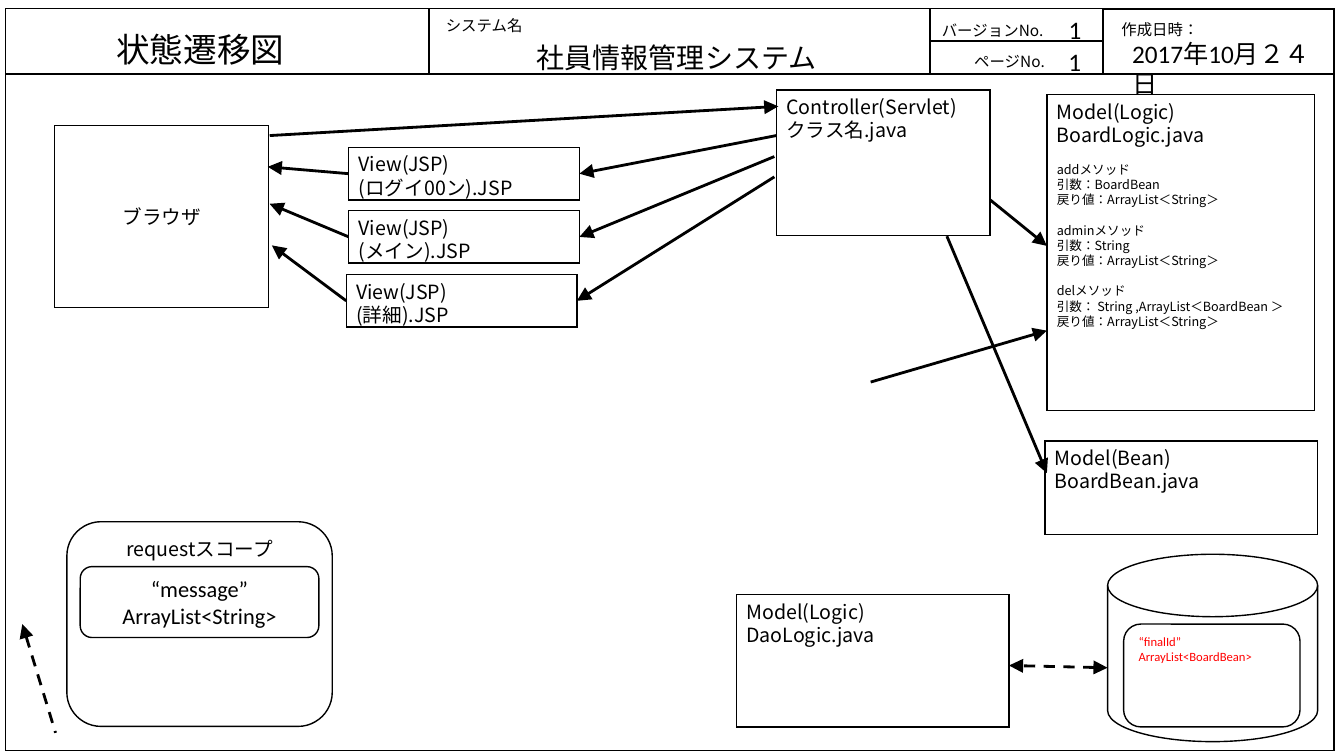
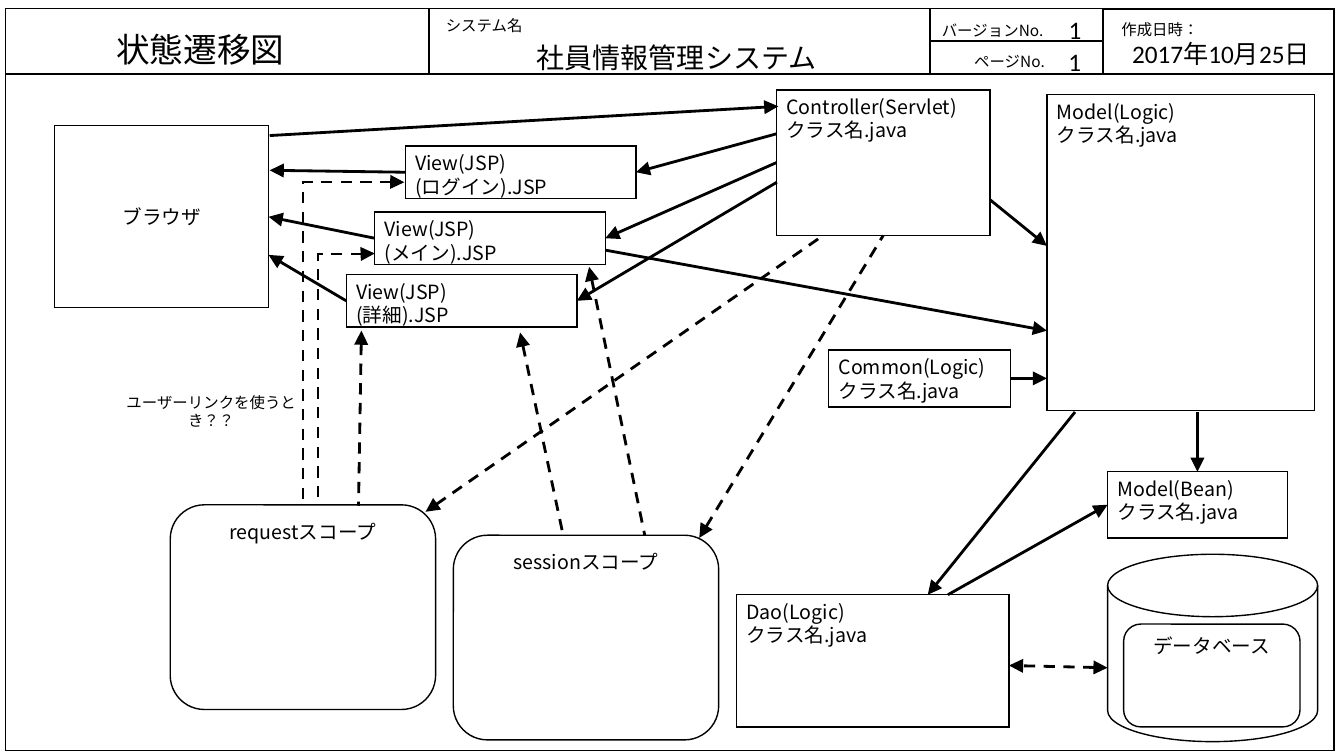
Before and after one commit to java201710/java, a slide deck: slide 10 of mitchell/Notes/画面・状態遷移図（ミッチェル）.pptx (slide 9 before the commit). Drawn at 1344x756 pixels with LibreOffice and Linux fonts; fonts in the diff are those of the drawing. Boxes give left, top, right and bottom in pixels: in the first picture for what was removed or moved away, otherwise in the second. Text is boxed around its words. In the diff, an @@ line names an element or a change of style, - is before the commit and + after.

```diff
--- a/mitchell/Notes/画面・状態遷移図（ミッチェル）.pptx
+++ b/mitchell/Notes/画面・状態遷移図（ミッチェル）.pptx
@@ text at (1132,42,1310,65): text changed @@
-2017年10月２４日
+2017年10月25日
@@ text in rectangle at (1057,103,1178,147): text changed; size 9 to 14 pt @@
-Model(Logic)
-BoardLogic.java
-addメソッド
-引数：BoardBean
-戻り値：ArrayList＜String＞
-adminメソッド
-引数：String
-戻り値：ArrayList＜String＞
-delメソッド
-引数： String ,ArrayList＜BoardBean ＞
-戻り値：ArrayList＜String＞
+Model(Logic)
+クラス名.java
@@ rectangle "View(JSP) (ログイン).JSP": place and size @@
-rectangle "View(JSP) (ログイン).JSP" at (349,147,580,200)
+rectangle "View(JSP) (ログイン).JSP" at (405,146,636,199)
@@ arrow moved from (776, 136) - (580, 173) to (776, 134) - (636, 172) @@
@@ arrow moved from (349, 173) - (268, 167) to (405, 172) - (270, 170) @@
@@ text in rectangle at (415,154,547,199): text changed @@
-View(JSP)
-(ログイ00ン).JSP
+View(JSP)
+(ログイン).JSP
@@ arrow moved from (774, 156) - (580, 237) to (776, 162) - (606, 238) @@
@@ elbow arrow added from (303, 505) to (404, 182), #000000 2 pt dashed @@
@@ arrow moved from (774, 176) - (577, 300) to (777, 182) - (577, 300) @@
@@ arrow moved from (349, 237) - (270, 204) to (375, 238) - (269, 217) @@
@@ rectangle "View(JSP) (メイン).JSP": place and size @@
-rectangle "View(JSP) (メイン).JSP" at (349,211,580,263)
+rectangle "View(JSP) (メイン).JSP" at (375,212,606,264)
@@ arrow moved from (22, 624) - (55, 733) to (425, 512) - (823, 236) @@
@@ arrow added from (883, 236) to (700, 538), #000000 2 pt dashed @@
@@ arrow moved from (347, 300) - (272, 245) to (347, 300) - (269, 255) @@
@@ elbow arrow added from (319, 503) to (375, 253), #000000 2 pt dashed @@
@@ arrow moved from (871, 382) - (1048, 331) to (580, 245) - (1048, 331) @@
@@ arrow added from (645, 535) to (589, 267), #000000 2 pt dashed @@
@@ arrow added from (359, 506) to (362, 331), #000000 2 pt dashed @@
@@ arrow added from (563, 533) to (520, 333), #000000 2 pt dashed @@
@@ rectangle added at (829,350,1010,406), fill #FFFFFF, outline #000000 1 pt, 14 pt, text #000000 @@
+Common(Logic)
+クラス名.java
@@ arrow added from (1011, 378) to (1048, 378), #000000 2 pt @@
@@ text added at (126,395,295,427), 11 pt, text #000000 @@
+ユーザーリンクを使うとき？？
@@ arrow added from (1076, 412) to (928, 595), #000000 2 pt @@
@@ arrow moved from (947, 236) - (1048, 473) to (1198, 412) - (1198, 472) @@
@@ rectangle "Model(Bean) クラス名.java": place and size @@
-rectangle "Model(Bean) クラス名.java" at (1046,441,1319,534)
+rectangle "Model(Bean) クラス名.java" at (1108,472,1288,538)
@@ rounded rectangle "requestスコープ": place and size @@
-rounded rectangle "requestスコープ" at (67,522,332,727)
+rounded rectangle "requestスコープ" at (170,505,436,710)
@@ arrow added from (948, 595) to (1108, 505), #000000 2 pt @@
@@ text in rectangle at (1117,480,1238,524): text changed @@
-Model(Bean)
-BoardBean.java
+Model(Bean)
+クラス名.java
@@ rounded rectangle added at (454,535,719,740), outline #000000 1 pt, 14 pt, text #000000 @@
+sessionスコープ
@@ rounded rectangle removed at (81,567,320,637) @@
-“message”
-ArrayList<String>
@@ text in rectangle at (746,603,867,647): text changed @@
-Model(Logic)
-DaoLogic.java
+Dao(Logic)
+クラス名.java
@@ text in rounded rectangle at (1153,636,1270,654): text changed; size 9 to 14 pt; text colour #FF0000 to #000000 @@
-“finalId”
-ArrayList<BoardBean>
+データベース
```
Also in this commit, not shown: 8 other slides changed, 2 slides added, 3 other files.
